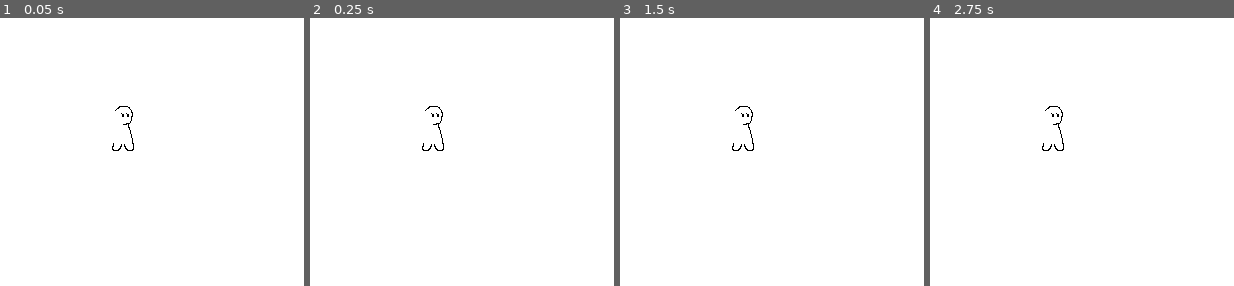
Above: before the commit, frames 1-4 (left to right).
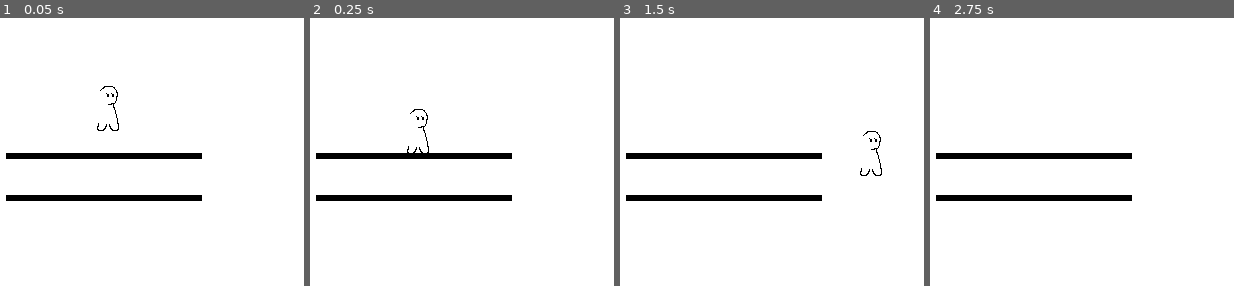
Above: after the commit, the same moments.

Repository: gracedes/card-platformer
Game: Godot game, scene res://scenes/test.tscn
Same seed, same stepped clock (60 frames per second), same inputs: the game is played once before the commit and once after it.
Inputs:
- Up to frame 1 (0.05 s): no input
- Up to frame 2 (0.25 s): no input
- Up to frame 3 (1.5 s): tap Enter at 0.5 s; hold D (right, bound only after the commit) from 0.53 s (still down); tap Space (jump, bound only after the commit) at 0.6, 0.77, 1.07, 1.35 s
- Up to frame 4 (2.75 s): tap Space (jump, bound only after the commit) at 1.52, 1.82, 2, 2.1 s; release D (right, bound only after the commit) at 2.03 s; hold A (left, bound only after the commit) from 2.03 s (still down)

The runs differ from the first frame. In frame 1, 3.2% of the frame differs, in the area x 1-67%, y 25-69%; in frame 2, 3.2%; in frame 3, 3.2%, in the area x 1-87%, y 32-69%; in frame 4, 3.0%.

Commit message:
running and jumping

Diff:
--- /dev/null
+++ b/assets/scripts/player/playerAnimation.gd
@@ -0,0 +1,11 @@
+extends AnimatedSprite2D
+
+
+# Called when the node enters the scene tree for the first time.
+func _ready():
+	pass # Replace with function body.
+
+
+# Called every frame. 'delta' is the elapsed time since the previous frame.
+func _process(delta):
+	pass
--- /dev/null
+++ b/assets/scripts/player/playerMovement.gd
@@ -0,0 +1,28 @@
+extends CharacterBody2D
+
+
+@export var SPEED = 150.0
+@export var JUMP_VELOCITY = -400.0
+
+# Get the gravity from the project settings to be synced with RigidBody nodes.
+var gravity = ProjectSettings.get_setting("physics/2d/default_gravity")
+
+
+func _physics_process(delta):
+	# Add the gravity.
+	if not is_on_floor():
+		velocity.y += gravity * delta
+
+	# Handle Jump.
+	if Input.is_action_just_pressed("jump") and is_on_floor():
+		velocity.y = JUMP_VELOCITY
+
+	# Get the input direction and handle the movement/deceleration.
+	# As good practice, you should replace UI actions with custom gameplay actions.
+	var direction = Input.get_axis("left", "right")
+	if direction:
+		velocity.x = direction * SPEED
+	else:
+		velocity.x = move_toward(velocity.x, 0, SPEED)
+
+	move_and_slide()
--- /dev/null
+++ b/playerAnimation.gd
@@ -0,0 +1,15 @@
+extends AnimatedSprite2D
+
+@onready var _animated_sprite = $AnimatedSprite2D
+
+# Called when the node enters the scene tree for the first time.
+func _ready():
+	pass # Replace with function body.
+
+
+# Called every frame. 'delta' is the elapsed time since the previous frame.
+func _process(delta):
+	if Input.is_action_pressed("left") != Input.is_action_pressed("right"):
+		_animated_sprite.play("run")
+	else:
+		_animated_sprite.play("neutral")
--- a/project.godot
+++ b/project.godot
@@ -19,7 +19,36 @@
 
 window/size/viewport_width=480
 window/size/viewport_height=360
+window/size/mode=2
 window/stretch/mode="viewport"
+
+[input]
+
+left={
+"deadzone": 0.5,
+"events": [Object(InputEventKey,"resource_local_to_scene":false,"resource_name":"","device":0,"window_id":0,"alt_pressed":false,"shift_pressed":false,"ctrl_pressed":false,"meta_pressed":false,"pressed":false,"keycode":0,"physical_keycode":65,"key_label":0,"unicode":0,"echo":false,"script":null)
+]
+}
+right={
+"deadzone": 0.5,
+"events": [Object(InputEventKey,"resource_local_to_scene":false,"resource_name":"","device":0,"window_id":0,"alt_pressed":false,"shift_pressed":false,"ctrl_pressed":false,"meta_pressed":false,"pressed":false,"keycode":0,"physical_keycode":68,"key_label":0,"unicode":0,"echo":false,"script":null)
+]
+}
+left-click={
+"deadzone": 0.5,
+"events": [Object(InputEventMouseButton,"resource_local_to_scene":false,"resource_name":"","device":-1,"window_id":0,"alt_pressed":false,"shift_pressed":false,"ctrl_pressed":false,"meta_pressed":false,"button_mask":0,"position":Vector2(0, 0),"global_position":Vector2(0, 0),"factor":1.0,"button_index":1,"canceled":false,"pressed":false,"double_click":false,"script":null)
+]
+}
+right-click={
+"deadzone": 0.5,
+"events": [Object(InputEventMouseButton,"resource_local_to_scene":false,"resource_name":"","device":-1,"window_id":0,"alt_pressed":false,"shift_pressed":false,"ctrl_pressed":false,"meta_pressed":false,"button_mask":0,"position":Vector2(0, 0),"global_position":Vector2(0, 0),"factor":1.0,"button_index":2,"canceled":false,"pressed":false,"double_click":false,"script":null)
+]
+}
+jump={
+"deadzone": 0.5,
+"events": [Object(InputEventKey,"resource_local_to_scene":false,"resource_name":"","device":0,"window_id":0,"alt_pressed":false,"shift_pressed":false,"ctrl_pressed":false,"meta_pressed":false,"pressed":false,"keycode":0,"physical_keycode":32,"key_label":0,"unicode":0,"echo":false,"script":null)
+]
+}
 
 [rendering]
 
--- a/scenes/test.tscn
+++ b/scenes/test.tscn
@@ -1,10 +1,13 @@
-[gd_scene load_steps=7 format=3 uid="uid://dkpvywtxiqlka"]
+[gd_scene load_steps=12 format=3 uid="uid://dkpvywtxiqlka"]
 
+[ext_resource type="Script" path="res://assets/scripts/player/playerMovement.gd" id="1_0hfq1"]
 [ext_resource type="Texture2D" uid="uid://b2q77i64e7k5s" path="res://assets/sprites/protag/protag-outline-neutral.png" id="1_fdi6q"]
 [ext_resource type="Texture2D" uid="uid://bkobcb7njjasw" path="res://assets/sprites/protag/run/protag-outline-run-1.png" id="2_ld4re"]
 [ext_resource type="Texture2D" uid="uid://beo872mt2js7a" path="res://assets/sprites/protag/protag-outline-neutral2.png" id="2_rtbk5"]
 [ext_resource type="Texture2D" uid="uid://c3tehk3fekxch" path="res://assets/sprites/protag/run/protag-outline-run-3.png" id="3_wssco"]
 [ext_resource type="Texture2D" uid="uid://c3qlsflhnmd7i" path="res://assets/sprites/protag/run/protag-outline-run-2.png" id="4_kf7h2"]
+[ext_resource type="Texture2D" uid="uid://dxfed15uyewlu" path="res://assets/sprites/placeholder-floor.png" id="6_tohtm"]
+[ext_resource type="Script" path="res://assets/scripts/player/playerAnimation.gd" id="7_egh58"]
 
 [sub_resource type="SpriteFrames" id="SpriteFrames_2ye3r"]
 animations = [{
@@ -37,14 +40,37 @@
 "speed": 7.0
 }]
 
+[sub_resource type="RectangleShape2D" id="RectangleShape2D_ywt8t"]
+size = Vector2(15.1316, 29.6053)
+
+[sub_resource type="RectangleShape2D" id="RectangleShape2D_dgns8"]
+size = Vector2(20, 21.1494)
+
 [node name="root" type="Node2D"]
 
-[node name="player" type="Node2D" parent="."]
+[node name="CharacterBody2D" type="CharacterBody2D" parent="."]
+script = ExtResource("1_0hfq1")
 
-[node name="AnimatedSprite2D" type="AnimatedSprite2D" parent="player"]
+[node name="AnimatedSprite2D" type="AnimatedSprite2D" parent="CharacterBody2D"]
 sprite_frames = SubResource("SpriteFrames_2ye3r")
 animation = &"neutral"
-frame_progress = 0.979163
-centered = false
+frame_progress = 0.702821
+script = ExtResource("7_egh58")
+
+[node name="CollisionShape2D" type="CollisionShape2D" parent="CharacterBody2D"]
+position = Vector2(4.5, -0.499999)
+scale = Vector2(1.52, 1.52)
+shape = SubResource("RectangleShape2D_ywt8t")
 
 [node name="Camera2D" type="Camera2D" parent="."]
+
+[node name="StaticBody2D" type="StaticBody2D" parent="."]
+position = Vector2(0, 70)
+scale = Vector2(9.77, 2.175)
+
+[node name="CollisionShape2D" type="CollisionShape2D" parent="StaticBody2D"]
+shape = SubResource("RectangleShape2D_dgns8")
+
+[node name="Sprite2D" type="Sprite2D" parent="StaticBody2D"]
+scale = Vector2(0.67, 1.3)
+texture = ExtResource("6_tohtm")
Binary file added: assets/sprites/placeholder-floor.png
Not shown, added: assets/sprites/placeholder-floor.png.import
Not shown, added: assets/sprites/placeholder-floor.psd
